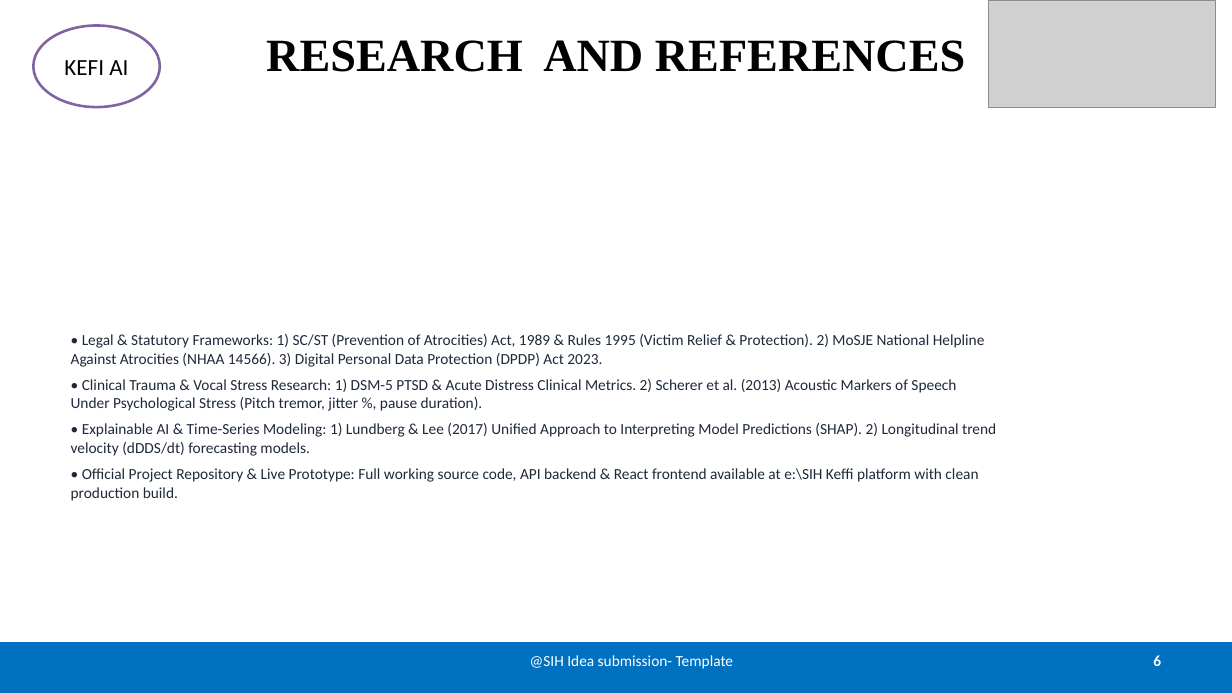
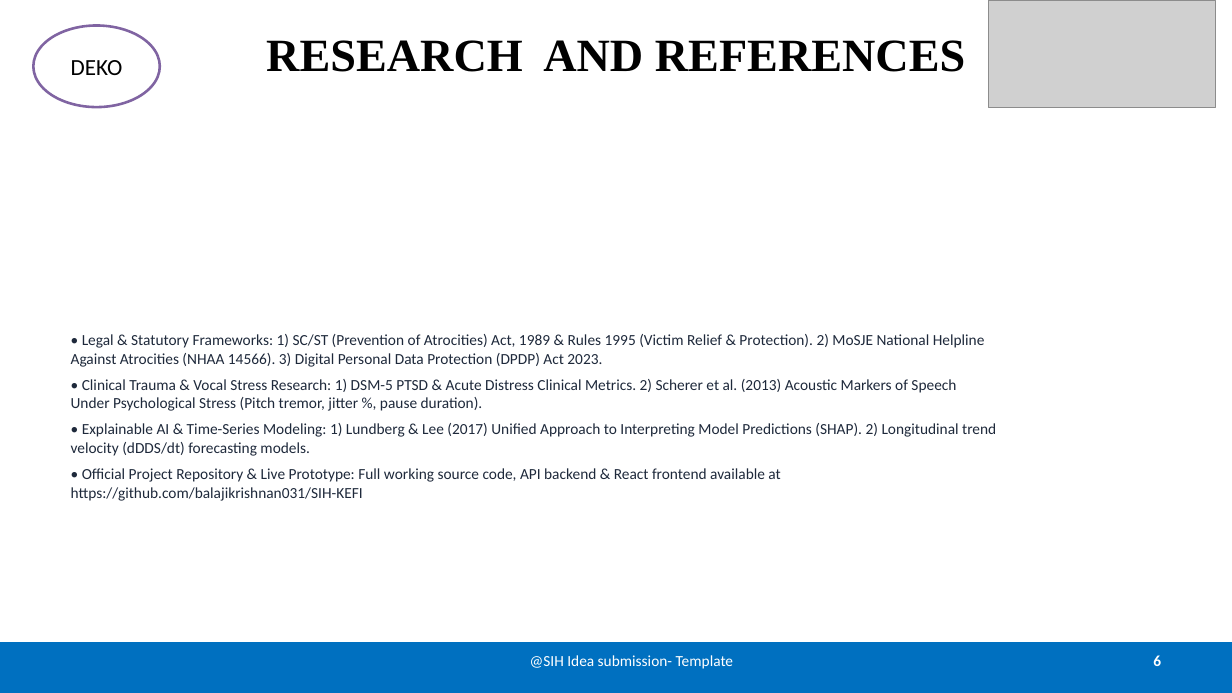
Before and after one commit to balajikrishnan031/SIH-KEFI, a slide deck: slide 6 of SIH26094_KEFI_AI_OFFICIAL_SUBMISSION.pptx. Drawn at 1232x693 pixels with LibreOffice and Linux fonts; fonts in the diff are those of the drawing; grey boxes stand for pictures. Boxes give left, top, right and bottom in pixels: in the first picture for what was removed or moved away, otherwise in the second. Text is boxed around its words. In the diff, an @@ line names an element or a change of style, - is before the commit and + after.

Commit message:
Update official Team DEKO details (Team ID: 141444, Leader: BALAJI P, UCE Panruti)

```diff
--- a/SIH26094_KEFI_AI_OFFICIAL_SUBMISSION.pptx
+++ b/SIH26094_KEFI_AI_OFFICIAL_SUBMISSION.pptx
@@ text in ellipse at box(71, 60, 123, 75): text changed @@
-KEFI AI
+DEKO
@@ text at box(71, 468, 780, 501): text changed @@
-• Official Project Repository & Live Prototype: Full working source code, API backend & React frontend available at e:\SIH Keffi platform with clean production build.
+• Official Project Repository & Live Prototype: Full working source code, API backend & React frontend available at https://github.com/balajikrishnan031/SIH-KEFI
```
Also in this commit, not shown: 5 other slides changed, 3 other files.
